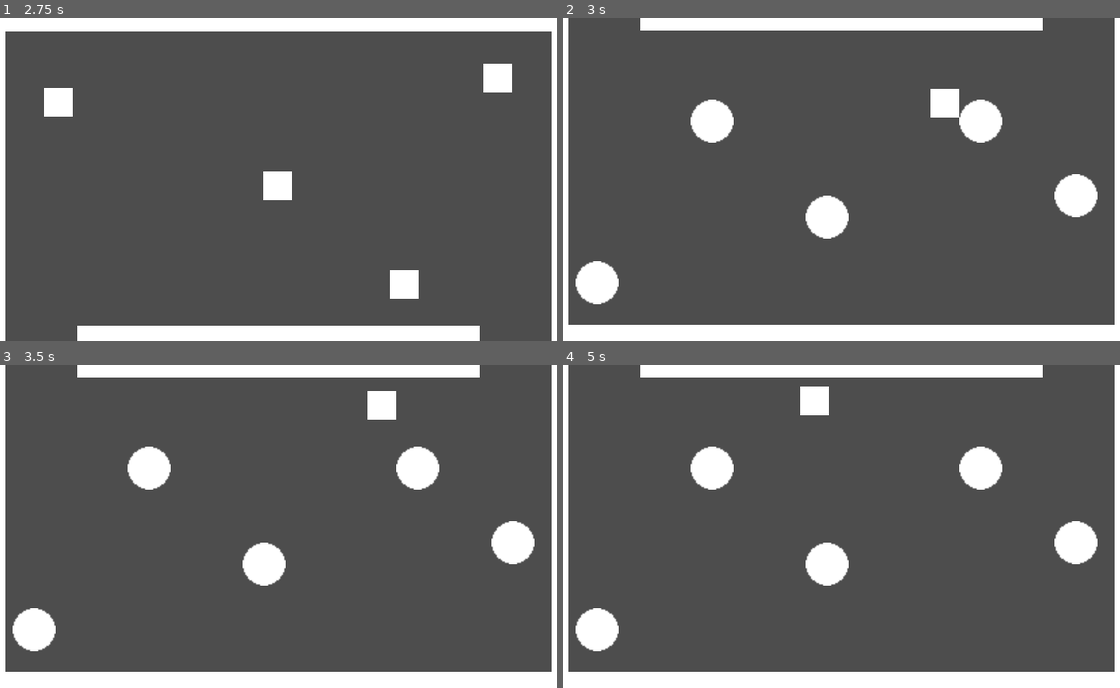
Above: before the commit, frames 1-4 (two rows, left to right).
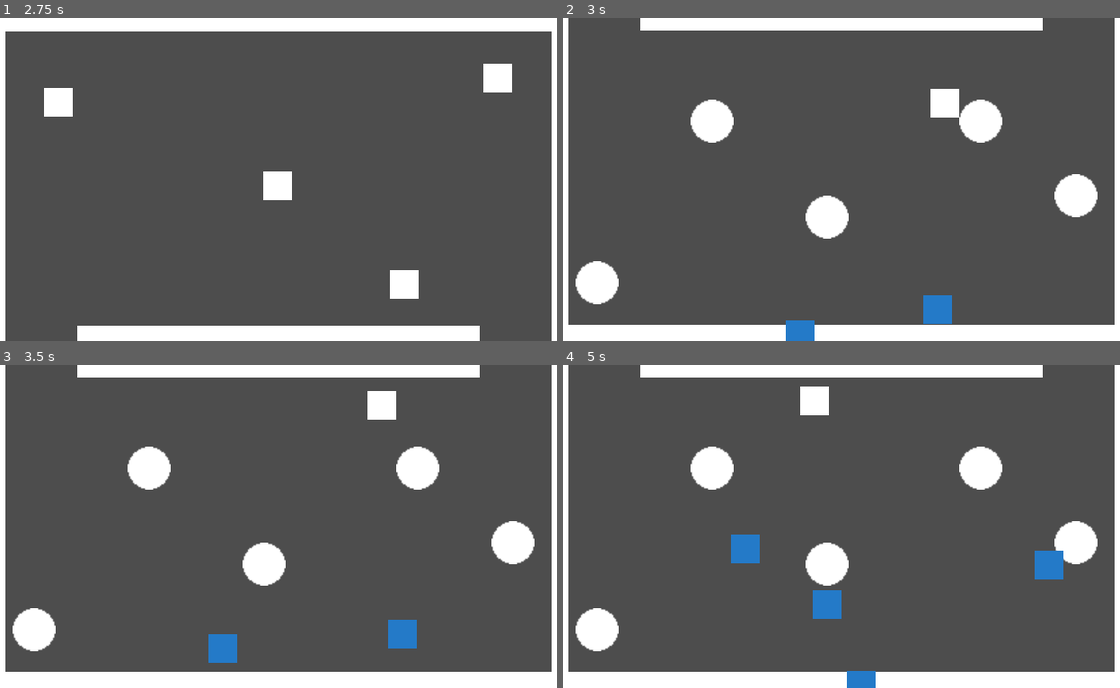
Above: after the commit, the same moments.

Repository: billbobphil/coffee-jam-2023
Game: Godot game, scene res://scenes/rootScene.tscn
The game is run twice, just before and just after one commit, with the same random seed, the same clock (stepped at 60 frames per second) and the same inputs.
Inputs:
- Up to frame 1 (2.75 s): tap Enter at 0.5, 2 s; hold D (move_right) 0.53-1.28 s; tap Tab (change_camera) at 0.6 s; tap Space (dash) at 1.25, 1.35 s; hold S (move_down) 1.28-2.03 s; hold D (move_right) from 2.03 s (still down); tap F (interact) at 2.1 s
- Up to frame 2 (3 s): tap Space (dash) at 2.75 s; release D (move_right) at 2.78 s; hold W (move_up) from 2.78 s (still down); tap Tab (change_camera) at 2.85 s
- Up to frame 3 (3.5 s): keep holding W (move_up)
- Up to frame 4 (5 s): release W (move_up) at 3.53 s; hold A (move_left) from 3.53 s (still down); tap Space (dash) at 3.6 s; tap F (interact) at 4.35 s

Frame 1 is identical in both runs. In frame 2, 0.8% of the frame differs, in the area x 40-70%, y 85-100%; in frame 3, 0.9%; in frame 4, 1.6%, in the area x 30-90%, y 52-100%.

Commit message:
Customers now leave the restauraunt and can de-spawn

Diff:
--- a/scripts/CustomerManager.gd
+++ b/scripts/CustomerManager.gd
@@ -3,16 +3,13 @@
 var customerScene = preload("res://scenes/customer.tscn");
 var customers : Array[Customer] = [];
 @export var tables: Array[Table]
-var rng = RandomNumberGenerator.new()
 var spawnTimer : float = 0;
-@export var timeBetweenSpawns: float = 10;
+@export var timeBetweenSpawns: float = 1;
 
 # Called when the node enters the scene tree for the first time.
 func _ready():
 	print("Customer spawn point created");
 	print(tables);
-#	await get_tree().create_timer(2.0).timeout
-#	spawn_customer();
 
 func _process(delta):
 	spawnTimer += delta;
@@ -39,9 +36,17 @@
 	add_child(customer);
 	customer.position.x = spawnPoint.position.x;
 	customer.position.y = spawnPoint.position.y;
+	customer.spawnPosition = spawnPoint.position;
+	customer.customer_in_despawn.connect(_on_customer_in_despawn);
 	customers.push_back(customer);
 
 	var tableToAssign: Table;
 	tableToAssign = availableTables.pick_random();
 	customer.assignTable(tableToAssign);
 	tableToAssign.isOccupied = true;
+
+func _on_customer_in_despawn(customer : Customer):
+	customers.erase(customer);
+	customer.assignedTable.isOccupied = false;
+	customer.queue_free();
+	pass
--- a/scripts/Order.gd
+++ b/scripts/Order.gd
@@ -12,6 +12,8 @@
 var initialPositionY : float;
 var direction : int = 1;
 var isOrderOnGoing : bool = false;
+var orderType : OrderManager.orderTypes;
+var customer : Customer;
 
 signal order_expired;
 signal order_fulfilled;
@@ -26,6 +28,7 @@
 	isOrderOnGoing = true;
 	shouldFloat = true;
 	initialPositionY = position.y;
+	print("Order type: " + str(orderType));
 
 # Called every frame. 'delta' is the elapsed time since the previous frame.
 func _process(delta):
--- a/scripts/OrderManager.gd
+++ b/scripts/OrderManager.gd
@@ -5,10 +5,20 @@
 var activeOrders : Array[Order] = [];
 var orderScene = preload("res://scenes/order.tscn");
 
+enum orderTypes {
+	espresso,
+	coffee,
+	latte
+}
+
 func _on_place_order(customer : Customer):
 	print("Placing order");
 	var order = orderScene.instantiate();
 	add_child(order);
+	activeOrders.push_back(order);
+	order.orderType = orderTypes.values().pick_random();
+	defineOrderRequirements(order);
+	order.customer = customer;
 	order.position = customer.position;
 	order.position.y -= 48;
 	order.order_expired.connect(_on_order_expired);
@@ -21,4 +31,9 @@
 func _on_order_expired(order : Order):
 	print("Order Expired");
 	activeOrders.erase(order);
+	order.customer.orderCompleted();
 	order.queue_free();
+
+func defineOrderRequirements(order : Order):
+	#TODO: define requirements
+	pass
--- a/scripts/customer.gd
+++ b/scripts/customer.gd
@@ -6,10 +6,10 @@
 var shouldMoveToTable : bool = false;
 var shouldLeave : bool = false;
 var destination : Vector2;
+var spawnPosition : Vector2;
 @export var speed : float = 100;
 signal place_order;
-
-#TODO: need logic to move to the table they were assigned to rather than just teleporting
+signal customer_in_despawn;
 
 func _ready():
 	print("Customer Alive");
@@ -23,6 +23,14 @@
 		if(self.position == destination):
 			shouldMoveToTable = false;
 			place_order.emit(self);
+
+	if(shouldLeave):
+		self.position = self.position.move_toward(spawnPosition, delta * speed);
+		if(self.position == spawnPosition):
+			#TODO: logic to despawn
+			print("Customer should de-spawn now");
+			shouldLeave = false;
+			customer_in_despawn.emit(self);
 	pass
 
 func assignTable(table:Table):
@@ -30,5 +38,6 @@
 	destination = assignedTable.position;
 	shouldMoveToTable = true;
 
-func hello():
-	print("HI!");
+func orderCompleted():
+	print("Customer should leave now")
+	shouldLeave = true;
